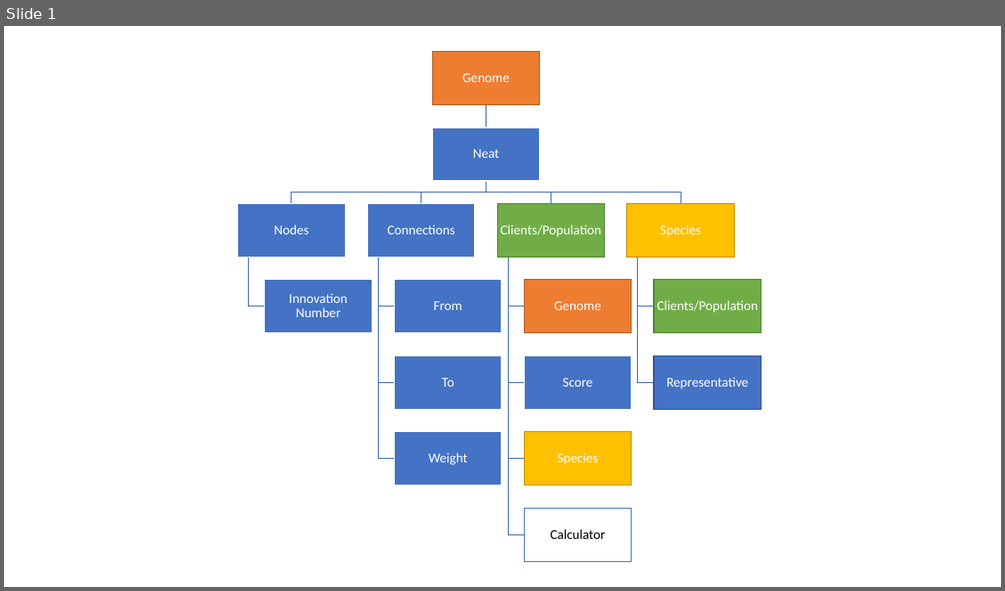
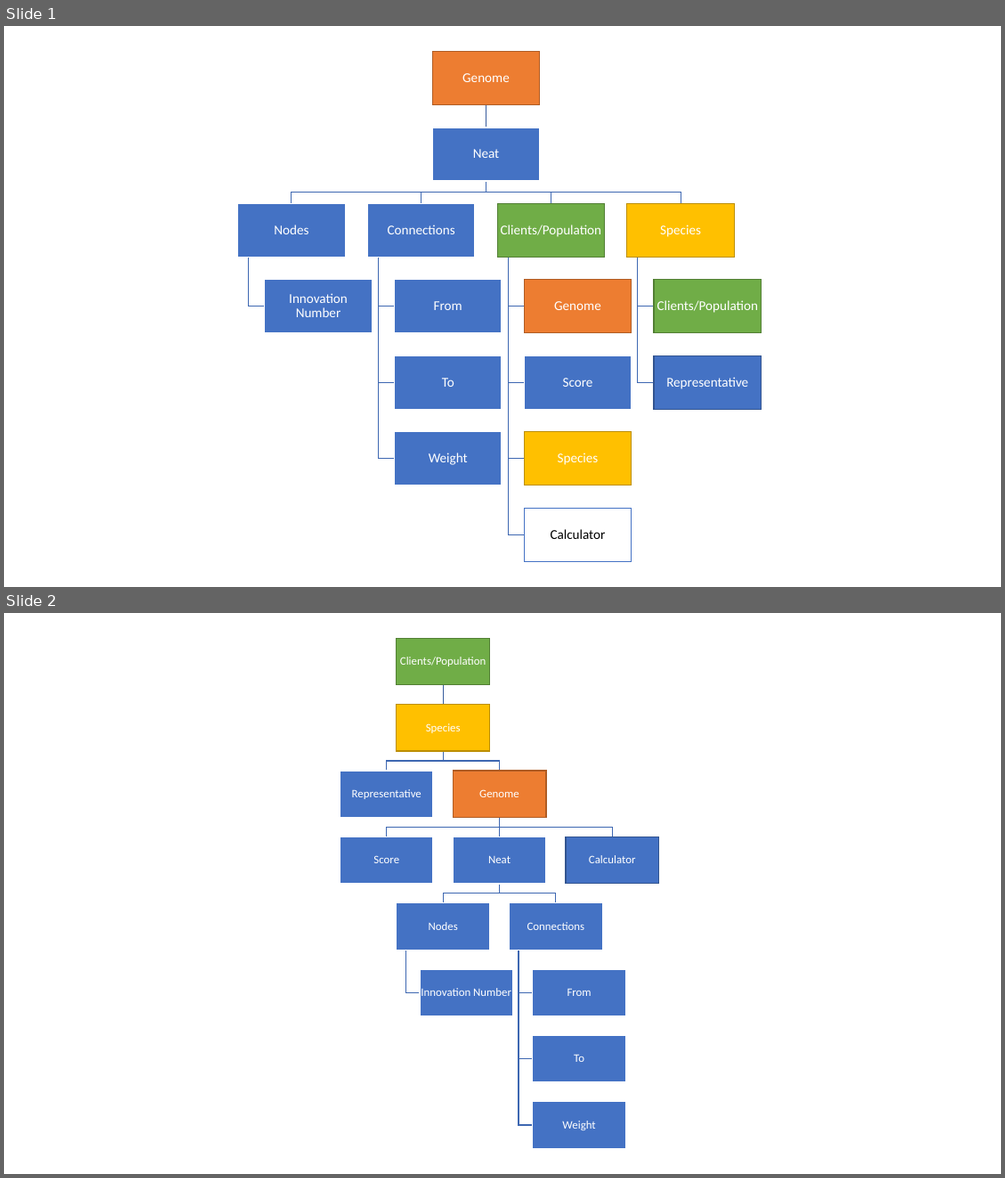
Before and after one commit to garfunkelvila/ChaoticSeer, a slide deck: Topology.pptx. Shown one above the other, each under a label of ours: slide 1 before the commit, slides 1 and 2 after it. The pictures are 1005x591 and 1005x1178 pixels, drawn with LibreOffice and Linux fonts; fonts in the diff are those of the drawing. Boxes give left, top, right and bottom in pixels: in the first picture for what was removed or moved away, otherwise in the second. Text is boxed around its words. In the diff, an @@ line names an element or a change of style, - is before the commit and + after.

Commit message:
Target

```diff
--- a/Topology.pptx
+++ b/Topology.pptx
@@ slide 2 added at [4,613,1001,1174], background #FFFFFF @@
@@ group added at [340,639,659,1148]: 13 rectangles, 13 texts, 12 freeform shapes @@
+Clients/Population
+Species
+Representative
+Genome
+Score
+Neat
+Nodes
+Innovation Number
+Connections
+From
+To
+Weight
+Calculator
```
